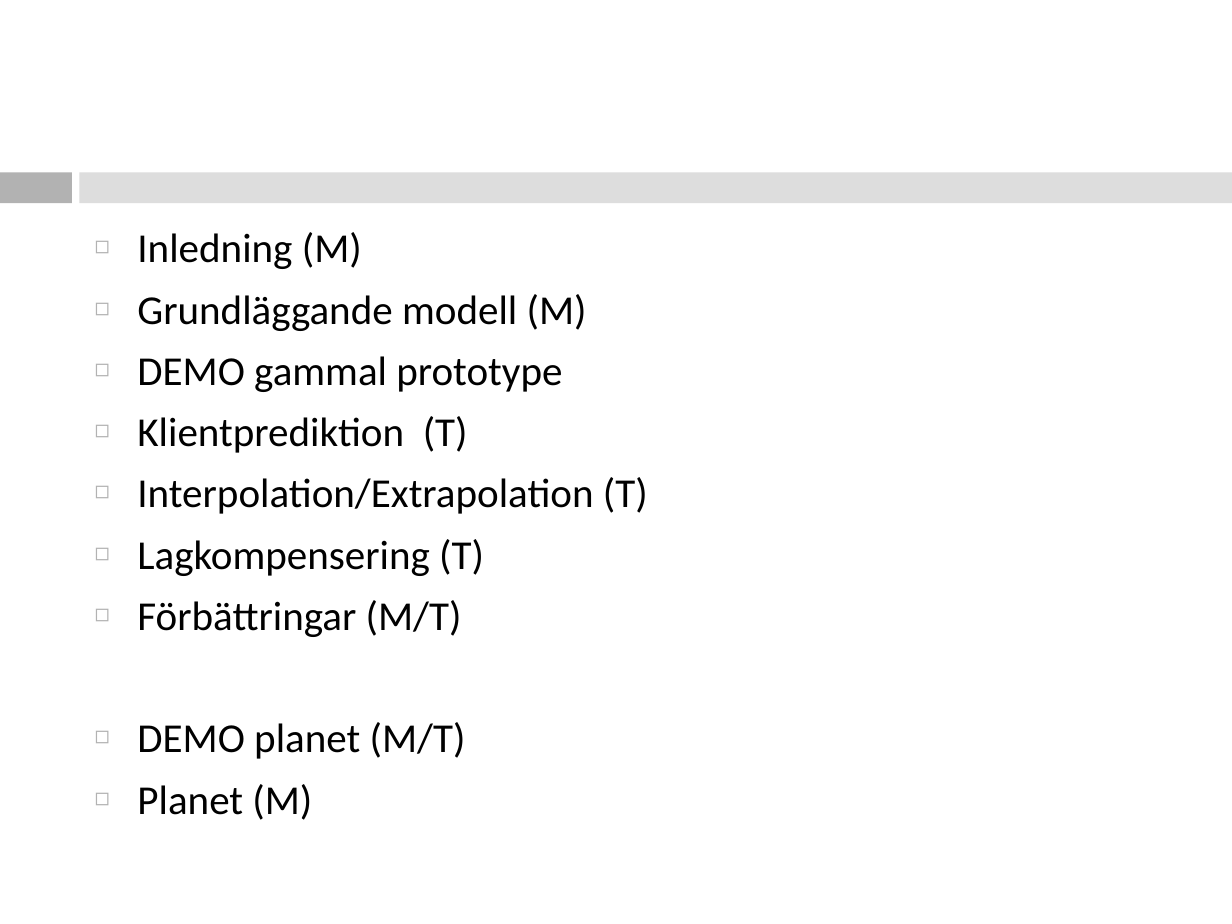
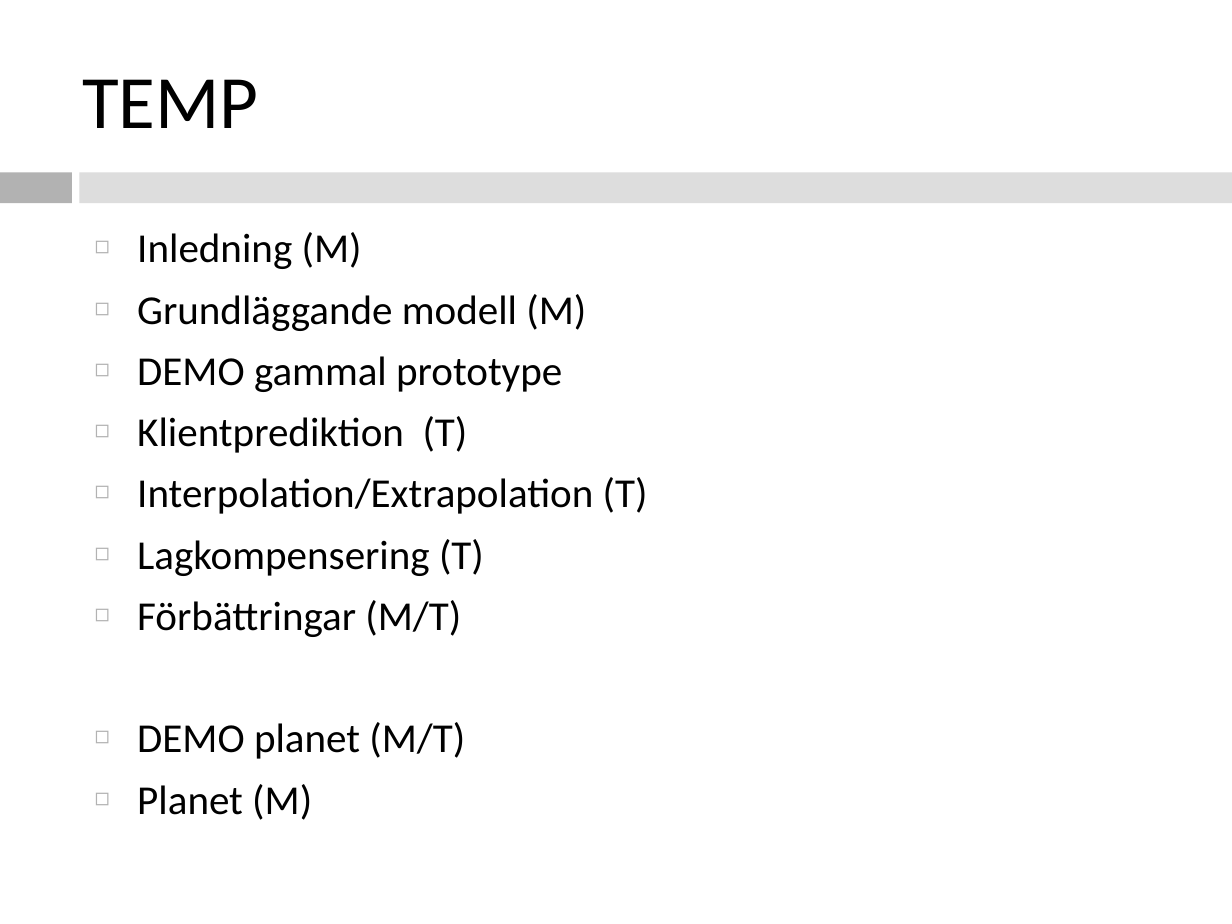
Before and after one commit to southor/planet, a slide deck: slide 2 of presentation/Natverksspel.ppt. Drawn at 1232x924 pixels with LibreOffice and Linux fonts; fonts in the diff are those of the drawing. Boxes give left, top, right and bottom in pixels: in the first picture for what was removed or moved away, otherwise in the second. Text is boxed around its words. In the diff, an @@ line names an element or a change of style, - is before the commit and + after.

```diff
--- a/presentation/Natverksspel.ppt
+++ b/presentation/Natverksspel.ppt
@@ text added at box(82, 79, 259, 128), 44 pt, text #000000 @@
+TEMP
```
Also in this commit, not shown: 1 other slide changed, 6 slides added, 2 slides removed.
